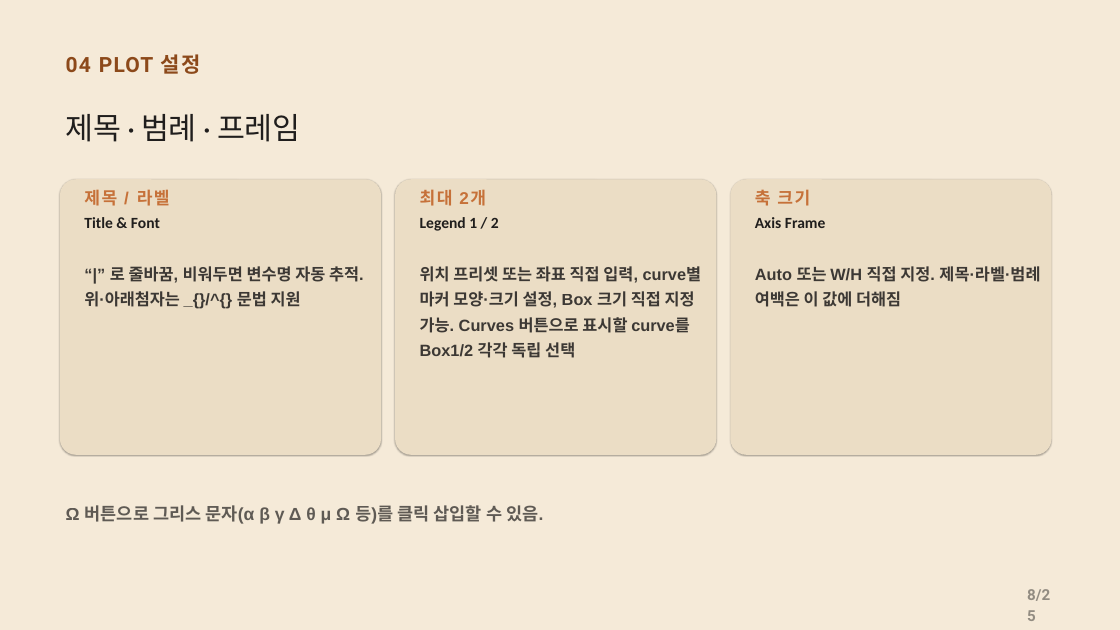
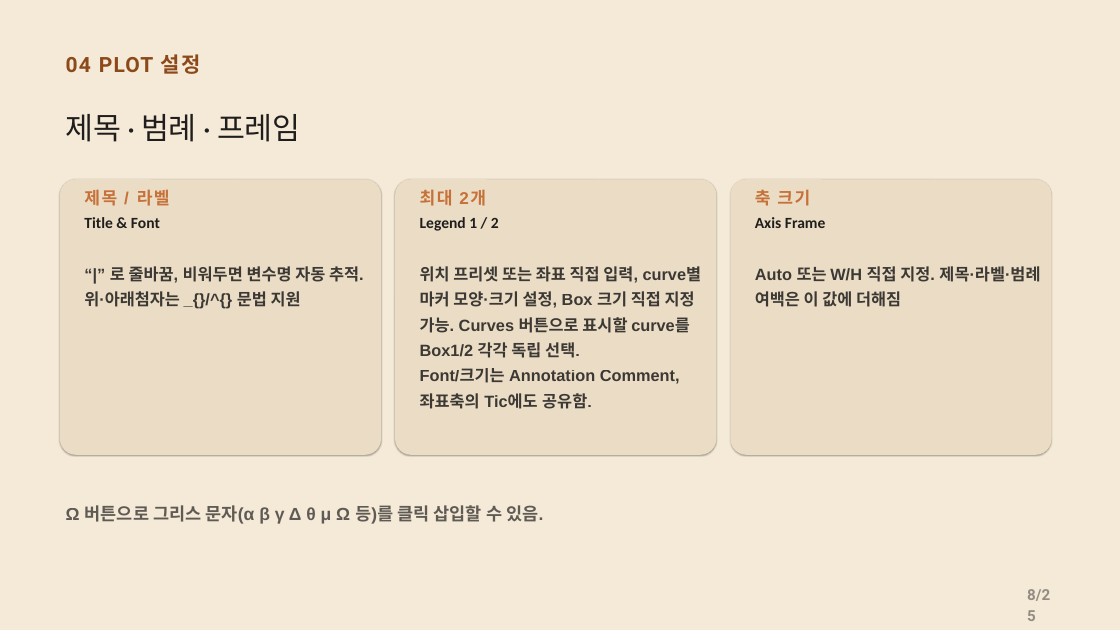
Before and after one commit to CWKIM113/CathPlot_Pub, a slide deck: slide 8 of CathPlot_발표.pptx. Drawn at 1120x630 pixels with LibreOffice and Linux fonts; fonts in the diff are those of the drawing. Boxes give left, top, right and bottom in pixels: in the first picture for what was removed or moved away, otherwise in the second. Text is boxed around its words. In the diff, an @@ line names an element or a change of style, - is before the commit and + after.

```diff
--- a/CathPlot_발표.pptx
+++ b/CathPlot_발표.pptx
@@ text at <box>420,266,702,409</box>: text changed @@
-위치 프리셋 또는 좌표 직접 입력, curve별 마커 모양·크기 설정, Box 크기 직접 지정 가능. Curves 버튼으로 표시할 curve를 Box1/2 각각 독립 선택
+위치 프리셋 또는 좌표 직접 입력, curve별 마커 모양·크기 설정, Box 크기 직접 지정 가능. Curves 버튼으로 표시할 curve를 Box1/2 각각 독립 선택.
+Font/크기는 Annotation Comment, 좌표축의 Tic에도 공유함.
```
Also in this commit, not shown: 1 other slide changed, 1 other file.
